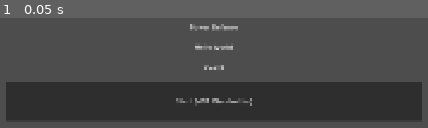
Above: before the commit, frame 1.
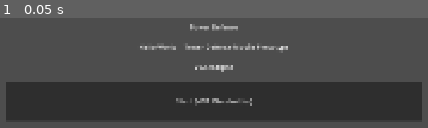
Above: after the commit, the same moment.

Repository: rengert/tower-defense
Game: Godot game, scene res://scenes/ui/main_menu.tscn
The game is run twice, just before and just after one commit, with the same random seed, the same clock (stepped at 60 frames per second) and the same inputs.
Inputs:
- Up to frame 1 (0.05 s): no input

The runs differ from the first frame. In frame 1, 1.4% of the frame differs, in the area x 32-68%, y 22-50%.
Error before the commit: Invalid assignment of property or key 'text' with value of type 'String' on a base object of type 'null instance'. (res://scripts/ui/main_menu.gd:7)

Commit message:
some fixes

Diff:
--- a/project.godot
+++ b/project.godot
@@ -1,19 +1,31 @@
 ; Engine configuration file.
-; Godot 4 project bootstrap for mobile-first tower defense.
+; It's best edited using the editor UI and not directly,
+; since the parameters that go here are not all obvious.
+;
+; Format:
+;   [section] ; section goes between []
+;   param=value ; assign values to parameters
 
 config_version=5
 
+[animation]
+
+compatibility/default_parent_skeleton_in_mesh_instance_3d=true
+
 [application]
+
 config/name="Tower Defense"
 run/main_scene="res://scenes/ui/main_menu.tscn"
-config/features=PackedStringArray("4.2")
+config/features=PackedStringArray("4.6")
 
 [display]
+
 window/size/viewport_width=1080
 window/size/viewport_height=1920
 window/stretch/mode="canvas_items"
 window/stretch/aspect="expand"
 
 [rendering]
+
 renderer/rendering_method="mobile"
 textures/vram_compression/import_etc2_astc=true
--- a/scenes/ui/main_menu.tscn
+++ b/scenes/ui/main_menu.tscn
@@ -1,8 +1,8 @@
-[gd_scene load_steps=3 format=3]
+[gd_scene format=3 uid="uid://7bwminawon8p"]
 
-[ext_resource type="Script" path="res://scripts/ui/main_menu.gd" id="1_main"]
+[ext_resource type="Script" uid="uid://bstcyuuyi6m1e" path="res://scripts/ui/main_menu.gd" id="1_main"]
 
-[node name="MainMenu" type="Control"]
+[node name="MainMenu" type="Control" unique_id=656955348]
 layout_mode = 3
 anchors_preset = 15
 anchor_right = 1.0
@@ -11,7 +11,7 @@
 grow_vertical = 2
 script = ExtResource("1_main")
 
-[node name="SafeAreaContainer" type="MarginContainer" parent="."]
+[node name="SafeAreaContainer" type="MarginContainer" parent="." unique_id=633554566]
 layout_mode = 1
 anchors_preset = 15
 anchor_right = 1.0
@@ -23,28 +23,28 @@
 grow_horizontal = 2
 grow_vertical = 2
 
-[node name="VBox" type="VBoxContainer" parent="SafeAreaContainer"]
+[node name="VBox" type="VBoxContainer" parent="SafeAreaContainer" unique_id=455409655]
 layout_mode = 2
 size_flags_vertical = 4
 theme_override_constants/separation = 24
 
-[node name="TitleLabel" type="Label" parent="SafeAreaContainer/VBox"]
+[node name="TitleLabel" type="Label" parent="SafeAreaContainer/VBox" unique_id=1999046251]
 layout_mode = 2
 text = "Tower Defense"
 horizontal_alignment = 1
 
-[node name="HelloLabel" type="Label" parent="SafeAreaContainer/VBox" unique_name_in_owner = true]
+[node name="HelloLabel" type="Label" parent="SafeAreaContainer/VBox" unique_id=1017183247]
 layout_mode = 2
 text = "Hello World"
 horizontal_alignment = 1
 autowrap_mode = 3
 
-[node name="VersionLabel" type="Label" parent="SafeAreaContainer/VBox" unique_name_in_owner = true]
+[node name="VersionLabel" type="Label" parent="SafeAreaContainer/VBox" unique_id=765569902]
 layout_mode = 2
 text = "v0.0.0"
 horizontal_alignment = 1
 
-[node name="StartButton" type="Button" parent="SafeAreaContainer/VBox"]
+[node name="StartButton" type="Button" parent="SafeAreaContainer/VBox" unique_id=2026104928]
+custom_minimum_size = Vector2(0, 96)
 layout_mode = 2
-custom_minimum_size = Vector2(0, 96)
 text = "Start (MVP Placeholder)"
--- a/scripts/ui/main_menu.gd
+++ b/scripts/ui/main_menu.gd
@@ -1,7 +1,7 @@
 extends Control
 
-@onready var hello_label: Label = %HelloLabel
-@onready var version_label: Label = %VersionLabel
+@onready var hello_label: Label = $SafeAreaContainer/VBox/HelloLabel
+@onready var version_label: Label = $SafeAreaContainer/VBox/VersionLabel
 
 func _ready() -> void:
 	hello_label.text = AppConstants.HELLO_WORLD_TEXT
Not shown, added: scripts/core/app_constants.gd.uid
Not shown, added: scripts/ui/main_menu.gd.uid
Not shown, added: tests/run_tests.gd.uid
Not shown, added: tests/unit/test_app_constants.gd.uid
